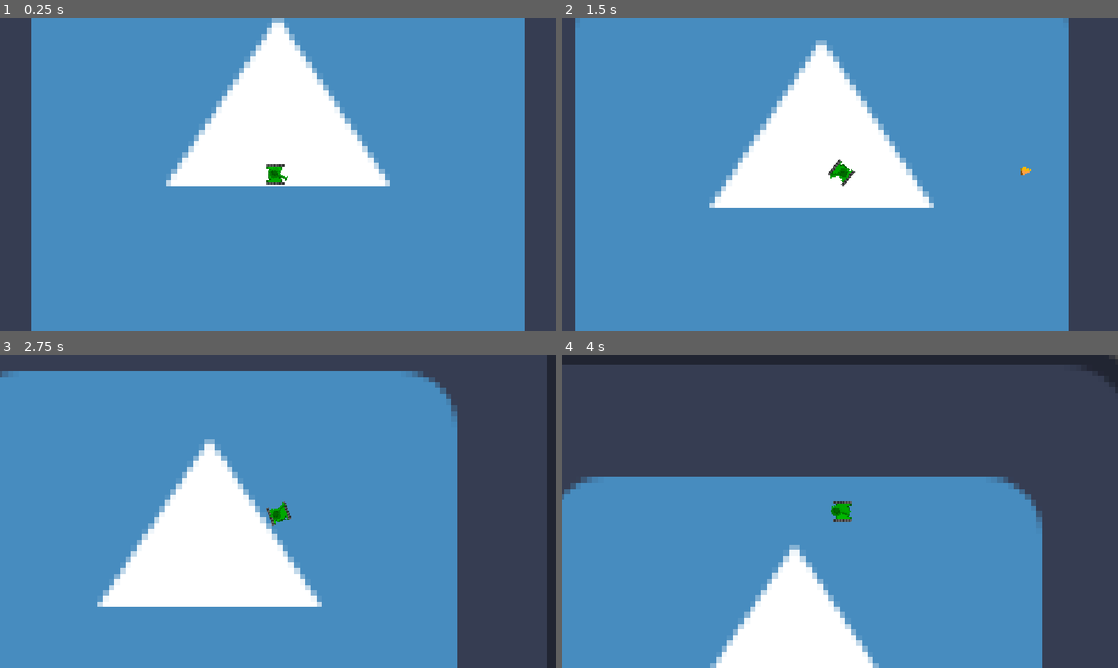
Above: before the commit, frames 1-4 (two rows, left to right).
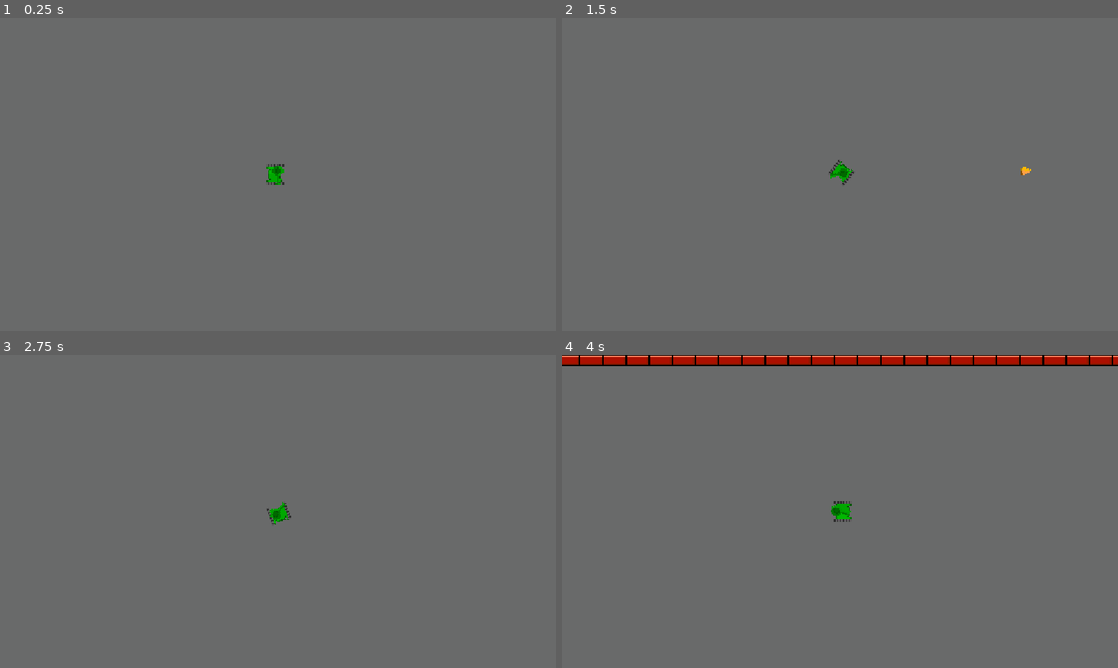
Above: after the commit, the same moments.

Repository: matveinaumov/Rogue-tank
Game: Godot game, scene res://scenes/map.tscn
Two runs of this game, one before a commit and one after it. Both use one fixed random seed, a clock stepped at 60 frames per second and the inputs below. Before the commit the project starts from res://scenes/game.tscn. The engine's default icon, where the game draws it, is replaced by a stand-in: a white triangle on a blue panel in a dark square.
Inputs (mouse positions are in pixels of both pictures, inside the frame that each line leads up to):
- Up to frame 1 (0.25 s): no input
- Up to frame 2 (1.5 s): tap Enter at 0.5 s; move the mouse to (962, 158) at 0.52 s; hold D (right) 0.53-1.28 s; click (962, 158) at 0.67 s; move the mouse to (728, 190) at 1.27 s; hold S (down) from 1.28 s (still down)
- Up to frame 3 (2.75 s): move the mouse to (333, 442) at 2.02 s; release S (down) at 2.03 s; hold D (right) from 2.03 s (still down)
- Up to frame 4 (4 s): move the mouse to (812, 574) at 2.77 s; release D (right) at 2.78 s; hold W (up) 2.78-3.53 s; click (812, 574) at 2.92 s; move the mouse to (1006, 558) at 3.52 s; hold A (left) from 3.53 s (still down)

The runs differ from the first frame. In frame 1, 100% of the frame differs, in the area x 0-100%, y 0-100%; in frame 2, 100%; in frame 3, 100%; in frame 4, 100%.

Commit message:
add player to map

Diff:
--- a/assets/tiles/map_set.tres
+++ b/assets/tiles/map_set.tres
@@ -7,7 +7,10 @@
 0:0/0 = 0
 1:0/0 = 0
 3:0/0 = 0
+3:0/0/physics_layer_0/polygon_0/points = PackedVector2Array(-8, -8, 8, -8, 8, 8, -8, 8)
 2:0/0 = 0
+2:0/0/physics_layer_0/polygon_0/points = PackedVector2Array(-8, -8, 8, -8, 8, 8, -8, 8)
 
 [resource]
+physics_layer_0/collision_layer = 1
 sources/0 = SubResource("TileSetAtlasSource_0yv23")
--- a/project.godot
+++ b/project.godot
@@ -11,7 +11,7 @@
 [application]
 
 config/name="Rogue-tank"
-run/main_scene="uid://dabd2i175xxo1"
+run/main_scene="uid://4e1irqw1q7et"
 config/features=PackedStringArray("4.7", "Forward Plus")
 config/icon="res://icon.svg"
 
--- a/scenes/map.tscn
+++ b/scenes/map.tscn
@@ -2,9 +2,12 @@
 
 [ext_resource type="TileSet" uid="uid://x7xco0k1sl4n" path="res://assets/tiles/map_set.tres" id="1_4xfga"]
 [ext_resource type="Script" uid="uid://nvbll2trtiqb" path="res://scripts/map_renderer/renderMap.gd" id="2_paxxb"]
+[ext_resource type="PackedScene" uid="uid://cmgxcv1h1h6b3" path="res://scenes/player.tscn" id="3_gldc4"]
 
 [node name="Map" type="Node2D" unique_id=1237066702]
 
 [node name="TileMapLayer" type="TileMapLayer" parent="." unique_id=78698495]
 tile_set = ExtResource("1_4xfga")
 script = ExtResource("2_paxxb")
+
+[node name="Player" parent="." unique_id=982573507 instance=ExtResource("3_gldc4")]
--- a/scripts/map_renderer/renderMap.gd
+++ b/scripts/map_renderer/renderMap.gd
@@ -1,11 +1,13 @@
 extends TileMapLayer
 
 
-@export var _Path : int = randi_range(10,20)
+@export var _Path : int = randi_range(5,10)
 
 @export var _Size_Dunger : Vector2i = Vector2i(50,30)
+@export var player: Node2D
 
 @export var rooms : Array
+@export var current_room : int = 0
 
 @export var list = [
 	Vector2i(0, 0), # road
@@ -20,6 +22,24 @@
 	var size_room : Vector2i
 	var Way_room : Dictionary = {}
 	var cell : Array
+	var setup : bool = false
+
+	func SetUp() -> void:
+		if setup: return
+		for i in Way_room:
+			if Way_room[i] == "Right":
+				for y in range(size_room.y/2-1, size_room.y/2+1):
+					cell[y][size_room.x-1] = Vector2i(3,0)
+			elif Way_room[i] == "Left":
+				for y in range(size_room.y/2-1, size_room.y/2+1):
+					cell[y][0] = Vector2i(3,0)
+			elif Way_room[i] == "Up":
+				for x in range(size_room.x/2-1, size_room.x/2+1):
+					cell[0][x] = Vector2i(3,0)
+			elif Way_room[i] == "Down":
+				for x in range(size_room.x/2-1,size_room.x/2+1):
+					cell[size_room.y-1][x] = Vector2i(3,0)
+
 
 
 	func _init(s: Vector2i):
@@ -36,6 +56,9 @@
 					cell[y].append(Vector2(2,0))
 				else:
 					cell[y].append(Vector2(0,0))
+
+	func End() -> void:
+		cell[10][10] = Vector2i(3,0)
 
 
 
@@ -69,8 +92,9 @@
 				r[i].Way_room[j] = "Up"
 				r[j].Way_room[i] = "Down"
 
-	#for i in range(r.size()):
-		#print(i, r[i].Way_room)
+	for i in range(r.size()):
+		print(i, r[i].Way_room)
+	r[r.size()-1].End()
 
 func Rooms_in(count : int):
 	for i in range(count):
@@ -108,16 +132,19 @@
 		for x in range(room.size_room.x):
 			set_cell(Vector2i(x,y), 0,room.cell[y][x])
 
-func Draw(room : Array, id : int):
-	Room_Draw(room[id])
+func Draw(room : Array):
+	room[current_room].SetUp()
+	Room_Draw(room[current_room])
 
 
 # ----------------------------------------------------------------------------------
 
 
 func _ready() -> void:
-
+	var player = get_parent().get_node("Player")
+	player.position = map_to_local(Vector2i(25,15))
 	ADD_Rooms(rooms)
+	Draw(rooms)
 	pass
 
 
